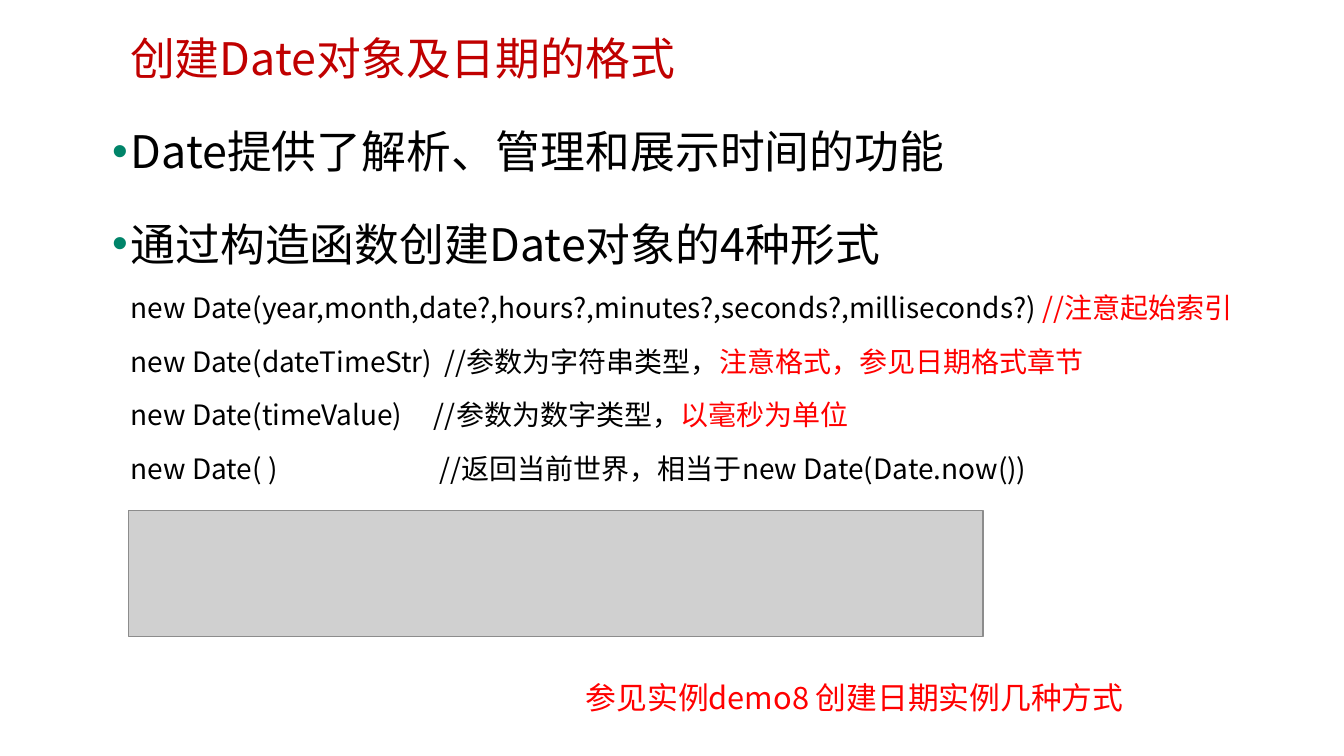
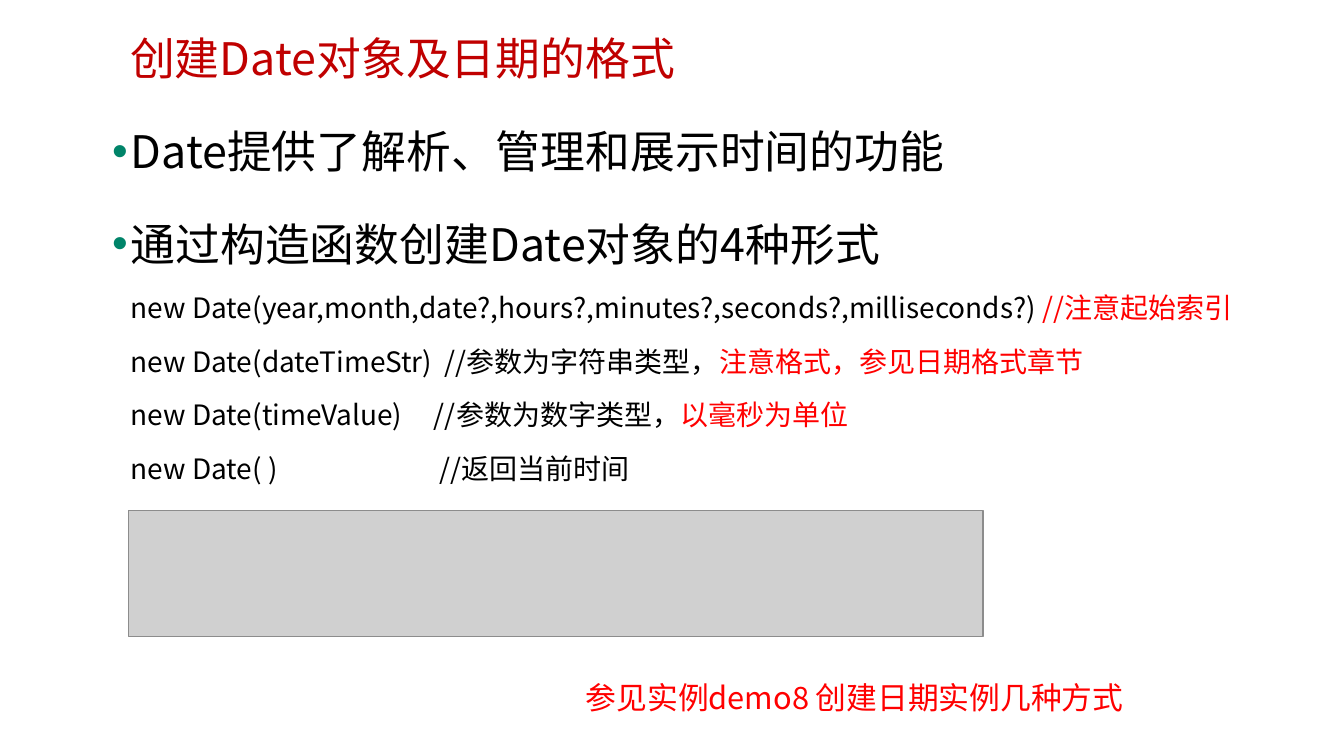
Before and after one commit to edu2act/course-javascript-advanced, a slide deck: slide 3 of 课程PPT/19.JS标准内置对象-构造器（Date）.pptx. Drawn at 1344x756 pixels with LibreOffice and Linux fonts; fonts in the diff are those of the drawing; grey boxes stand for pictures; background and template pictures are left out. Boxes give left, top, right and bottom in pixels: in the first picture for what was removed or moved away, otherwise in the second. Text is boxed around its words. In the diff, an @@ line names an element or a change of style, - is before the commit and + after.

```diff
--- a/课程PPT/19.JS标准内置对象-构造器（Date）.pptx
+++ b/课程PPT/19.JS标准内置对象-构造器（Date）.pptx
@@ text at (131, 223, 1233, 485): text changed @@
-• 通过构造函数创建Date对象的4种形式
-  new Date(year,month,date?,hours?,minutes?,seconds?,milliseconds?) //注意起始索引
-  new Date(dateTimeStr) //参数为字符串类型，注意格式，参见日期格式章节
-  new Date(timeValue) //参数为数字类型，以毫秒为单位
-  new Date( ) //返回当前世界，相当于new Date(Date.now())
+• 通过构造函数创建Date对象的4种形式
+  new Date(year,month,date?,hours?,minutes?,seconds?,milliseconds?) //注意起始索引
+  new Date(dateTimeStr) //参数为字符串类型，注意格式，参见日期格式章节
+  new Date(timeValue) //参数为数字类型，以毫秒为单位
+  new Date( ) //返回当前时间
```
Also in this commit, not shown: 1 other slide changed, 1 slide removed, 2 other files.
